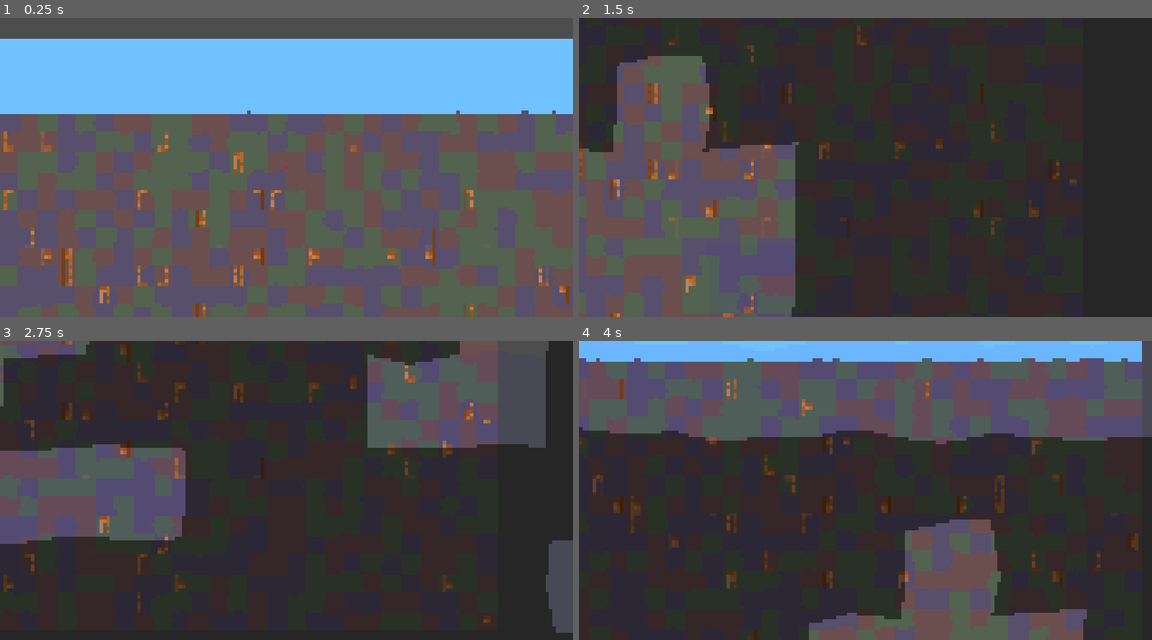
Above: before the commit, frames 1-4 (two rows, left to right).
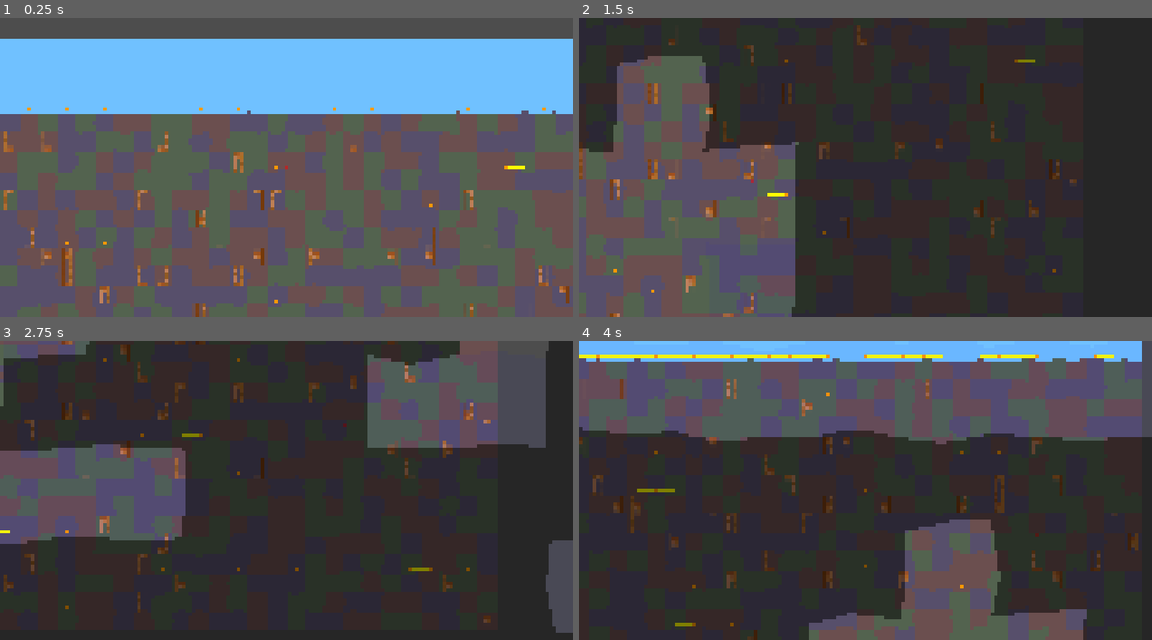
Above: after the commit, the same moments.

Repository: vincent-woelfer/dwarfs-diamonds
Game: Godot game, scene res://scenes/root.tscn
Same seed, same stepped clock (60 frames per second), same inputs: the game is played once before the commit and once after it.
Inputs (mouse positions are in pixels of both pictures, inside the frame that each line leads up to):
- Up to frame 1 (0.25 s): no input
- Up to frame 2 (1.5 s): tap Enter at 0.5 s; move the mouse to (991, 152) at 0.52 s; hold Right (ui_right) 0.53-1.28 s; hold S (cam_move_down) 0.53-1.28 s; click (991, 152) at 0.67 s; move the mouse to (750, 182) at 1.27 s; hold Down (ui_down) from 1.28 s (still down); tap A (cam_move_left) at 1.35 s
- Up to frame 3 (2.75 s): move the mouse to (343, 424) at 2.02 s; release Down (ui_down) at 2.03 s; hold Right (ui_right) from 2.03 s (still down); hold D (cam_move_right) from 2.03 s (still down)
- Up to frame 4 (4 s): tap 1 (dev_debug_path_start) at 2.75 s; move the mouse to (836, 550) at 2.77 s; release Right (ui_right) at 2.78 s; release D (cam_move_right) at 2.78 s; hold Up (ui_up) 2.78-3.53 s; tap W (cam_move_up) at 2.85 s; click (836, 550) at 2.92 s; move the mouse to (1037, 535) at 3.52 s; press the mouse at (1037, 535) at 3.53 s; hold Left (ui_left) from 3.53 s (still down)

The runs differ from the first frame. In frame 1, 0.1% of the frame differs, in the area x 4-96%, y 29-96%; in frame 2, 0.1%; in frame 3, 0.2%; in frame 4, 1.0%, in the area x 0-94%, y 4-96%.

Commit message:
add debug draw for nav

Diff:
--- a/project.godot
+++ b/project.godot
@@ -102,6 +102,11 @@
 "events": [Object(InputEventKey,"resource_local_to_scene":false,"resource_name":"","device":-1,"window_id":0,"alt_press …(191 unchanged characters)…
 ]
 }
+dev_toogle_nav_draw={
+"deadzone": 0.2,
+"events": [Object(InputEventKey,"resource_local_to_scene":false,"resource_name":"","device":-1,"window_id":0,"alt_pressed":false,"shift_pressed":false,"ctrl_pressed":false,"meta_pressed":false,"pressed":false,"keycode":0,"physical_keycode":4194332,"key_label":0,"unicode":0,"location":0,"echo":false,"script":null)
+]
+}
 
 [layer_names]
 
--- a/src/Nav.gd
+++ b/src/Nav.gd
@@ -25,6 +25,12 @@
 
 
 func _update_cell_connections() -> void:
+	if _cell_connections_to_update.is_empty():
+		return
+
+	var start_time := Time.get_ticks_msec()
+	var cell_connections := _cell_connections_to_update.size()
+
 	while not _cell_connections_to_update.is_empty():
 		# Guaranteed that pair is valid positions and not null
 		var cell_pair: CellPairQueue.Pair = _cell_connections_to_update.pop_front()
@@ -35,6 +41,12 @@
 
 		# This is only called once per directional pair per frame
 		_update_cell_connection(cell_pair)
+
+	# Redraw for debug purposes
+	queue_redraw()
+
+	var duration := Time.get_ticks_msec() - start_time
+	print("Updated %d nav-connections in: %d ms" % [cell_connections, duration])
 
 
 func _update_cell_individually(grid_pos: Vector2i) -> void:
@@ -73,11 +85,12 @@
 
 # Assumes level is already generated
 func _generate_nav_grid() -> void:
-	HexLog.print_banner_with_text("Generating Navigation Grid")
+	var start_time := Time.get_ticks_msec()
 
 	_astar = AStar2D.new()
 	var max_dim: int = maxi(Global.LEVEL_WIDTH, Global.LEVEL_HEIGHT)
 	_astar.reserve_space(max_dim * max_dim)
+	_cell_connections_to_update.clear()
 
 	# Add points
 	for x in range(Global.LEVEL_WIDTH):
@@ -93,5 +106,62 @@
 				var neighbor_pos := grid_pos + n_offset
 				_cell_connections_to_update.append_unidirectional(grid_pos, neighbor_pos)
 
+	var duration := Time.get_ticks_msec() - start_time
+	HexLog.print_banner_with_text("Created astar with %d points in: %d ms" % [Global.LEVEL_WIDTH * Global.LEVEL_HEIGHT, duration])
+
 	# Call update once
 	_update_cell_connections()
+
+
+########################################################################
+# DEBUG DRAWING
+########################################################################
+var debug_show := true
+const debug_color_point_passable := Color(1.0, 0.6, 0.0, 0.6)
+const debug_color_point_standable := Color(1.0, 0.6, 0.0, 1.0)
+const debug_color_connection_unidir := Color(1.0, 1.0, 0.0, 0.6)
+const debug_color_connection_bidir := Color(1.0, 1.0, 0.0, 1.0)
+
+const debug_size_point := 6.0
+const debug_size_connection := 3.0
+
+const debug_offset_downwards := Vector2(0.0, 0.3) * Global.CELL_SIZE_VEC
+
+func _draw() -> void:
+	if not _astar or not debug_show:
+		return
+
+	# Connections
+	for id in _astar.get_point_ids():
+		if _astar.is_point_disabled(id):
+			continue
+
+		var draw_world_pos := Util.grid_space_to_world_space_cell_center(_astar.get_point_position(id)) + debug_offset_downwards
+
+		# Draw connections
+		for conn_id in _astar.get_point_connections(id):
+			var conn_pos := Util.grid_space_to_world_space_cell_center(_astar.get_point_position(conn_id)) + debug_offset_downwards
+			var bidirectional := _astar.are_points_connected(id, conn_id, false) and _astar.are_points_connected(conn_id, id, false)
+			var color_actual := debug_color_connection_bidir if bidirectional else debug_color_connection_unidir
+			var size_actual := debug_size_connection * (2.0 if bidirectional else 1.0)
+
+			draw_line(draw_world_pos, conn_pos, color_actual, size_actual)
+
+
+	# Points on top to ensure visibility
+	for id in _astar.get_point_ids():
+		if _astar.is_point_disabled(id):
+			continue
+
+		var draw_world_pos := Util.grid_space_to_world_space_cell_center(_astar.get_point_position(id)) + debug_offset_downwards
+		var cell: Cell = Global.level.get_cell(Util.unhash(id))
+		var color_actual := debug_color_point_standable if cell.is_standable() else debug_color_point_passable
+
+		# Draw point
+		draw_circle(draw_world_pos, debug_size_point, color_actual)
+
+
+func _input(event: InputEvent) -> void:
+	if event.is_action_pressed("dev_toogle_nav_draw"):
+		debug_show = not debug_show
+		queue_redraw()
--- a/src/Path.gd
+++ b/src/Path.gd
@@ -22,10 +22,7 @@
 		return
 
 	# Convert points from grid_space to world_space and offset to be centered on cell
-	var offset_points := PackedVector2Array()
-	for p in points:
-		offset_points.append((p + Vector2(0.5, 0.5)) * Global.CELL_SIZE_VEC)
-
+	var offset_points := Util.grid_space_to_world_space_cell_center_array(points)
 	draw_polyline(offset_points, color, width)
 
 
--- a/src/utils/CellPairQueue.gd
+++ b/src/utils/CellPairQueue.gd
@@ -39,10 +39,8 @@
 
 	var new_pair := Pair.new(grid_pos_from, grid_pos_to)
 
-	# Check for duplicates
-	for p in _pairs:
-		if p.equals(new_pair):
-			return # duplicate, skip
+	# Dont check for duplicates, just add
+	# This is faster and duplicates are not a big problem
 
 	_pairs.append(new_pair)
 
--- a/src/utils/Util.gd
+++ b/src/utils/Util.gd
@@ -46,6 +46,16 @@
 	var n := x_ * 73856093 ^ y_ * 19349663 ^ z * 83492791
 	n = n & 0x7fffffff
 	return float(n % 10001) / 10000.0
+
+
+static func grid_space_to_world_space_cell_center(grid_pos: Vector2i) -> Vector2:
+	return ((grid_pos as Vector2) + Vector2(0.5, 0.5)) * Global.CELL_SIZE_VEC
+
+static func grid_space_to_world_space_cell_center_array(grid_poses: Array[Vector2i]) -> Array[Vector2]:
+	var world_positions: Array[Vector2] = []
+	for gp in grid_poses:
+		world_positions.append(grid_space_to_world_space_cell_center(gp))
+	return world_positions
 
 
 ########################################################################
